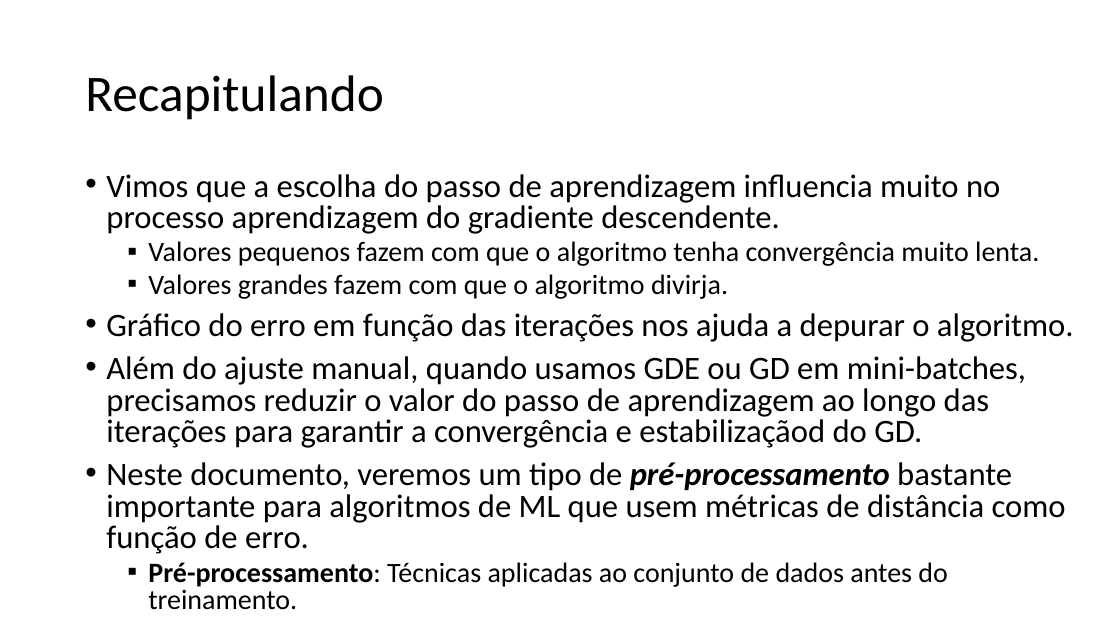
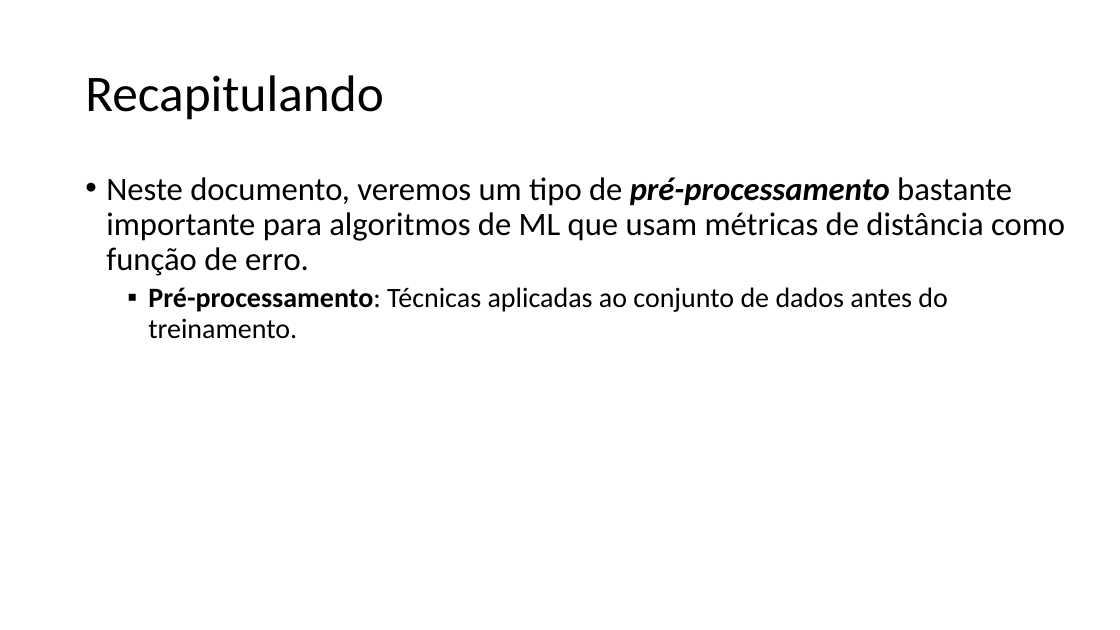
Before and after one commit to zz4fap/t319_aprendizado_de_maquina, a slide deck: slide 2 of slides/T319_Regressão_Linear (Escalonamento de Atributos).pptx. Drawn at 1120x630 pixels with LibreOffice and Linux fonts; fonts in the diff are those of the drawing. Boxes give left, top, right and bottom in pixels: in the first picture for what was removed or moved away, otherwise in the second. Text is boxed around its words. In the diff, an @@ line names an element or a change of style, - is before the commit and + after.

Commit message:
update of slides

```diff
--- a/slides/T319_Regressão_Linear (Escalonamento de Atributos).pptx
+++ b/slides/T319_Regressão_Linear (Escalonamento de Atributos).pptx
@@ text at [106, 177, 1065, 276]: text changed @@
-• Vimos que a escolha do passo de aprendizagem influencia muito no processo aprendizagem do gradiente descendente.
-  ▪ Valores pequenos fazem com que o algoritmo tenha convergência muito lenta.
-  ▪ Valores grandes fazem com que o algoritmo divirja.
-• Gráfico do erro em função das iterações nos ajuda a depurar o algoritmo.
-• Além do ajuste manual, quando usamos GDE ou GD em mini-batches, precisamos reduzir o valor do passo de aprendizagem ao longo das iterações para garantir a convergência e estabilizaçãod do GD.
-• Neste documento, veremos um tipo de pré-processamento bastante importante para algoritmos de ML que usem métricas de distância como função de erro.
+• Neste documento, veremos um tipo de pré-processamento bastante importante para algoritmos de ML que usam métricas de distância como função de erro.
@@ text at [148, 287, 947, 339]: line spacing 0.8 to 0.9 @@
```
Also in this commit, not shown: 1 slide added, 1 slide removed, 4 other files.
